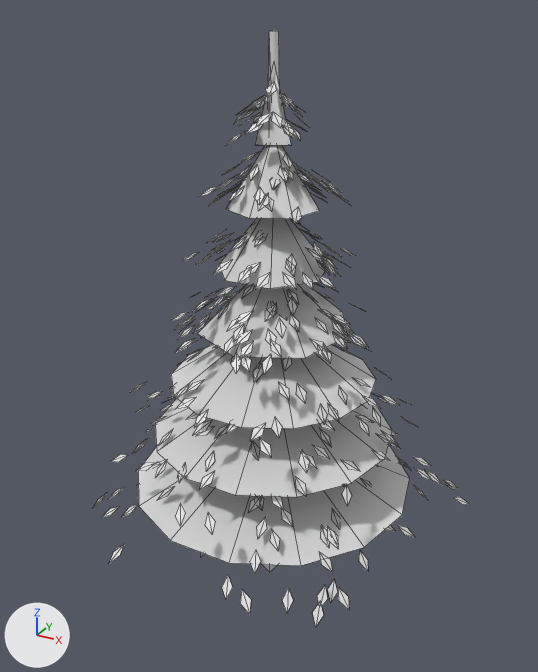
A saved change to the FBX model Assets/_Pofi/Resources/Env/t_pine2/t_pine2.fbx.
Camera for both pictures: a 50 mm camera at (0.679, -1.251, 1.015) aimed at (-0.017, 0.015, 0.383). Lighting does not change. The marker at lower left points along +X, +Y and +Z. The older version comes first. Mesh edges are drawn as thin lines. Where no turn or scale is listed for an object, it has been applied to the vertices.

Objects in the first picture: 'model'.
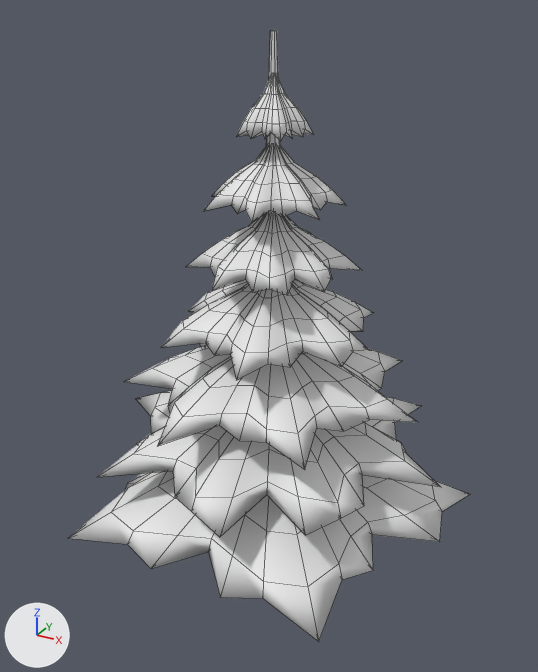
What the commit changed:
me_pi_trunk_001 is used by ob_model.
me_pi_trunk_001 had 7371 vertices, 1100 faces and spanned x -0.402..0.415, y -0.378..0.441, z -0.2..0.98.
me_pi_trunk_001 now has 822 vertices, 996 faces and spans x -0.401..0.401, y -0.359..0.41, z -0.2..0.98.
me_pi_trunk_001 part 1: the loose piece of 15 vertices spanning x -0.261..0.261, y -0.254..0.254, z 0.173..0.313 is rebuilt with 114 vertices and now spans x -0.381..0.381, y -0.343..0.343, z 0.144..0.303.
me_pi_trunk_001 part 2: the loose piece of 15 vertices spanning x -0.307..0.307, y -0.3..0.3, z 0.05..0.19 is rebuilt with 114 vertices and now spans x -0.401..0.401, y -0.359..0.41, z 0.013..0.18.
me_pi_trunk_001 part 3: the loose piece of 15 vertices spanning x -0.218..0.218, y -0.213..0.213, z 0.297..0.437 is rebuilt with 114 vertices and now spans x -0.291..0.323, y -0.315..0.315, z 0.276..0.427.
me_pi_trunk_001 part 4: the loose piece of 9 vertices spanning x -0.152..0.152, y -0.156..0.156, z 0.409..0.56 is rebuilt with 114 vertices and now spans x -0.212..0.212, y -0.235..0.235, z 0.407..0.55.
me_pi_trunk_001 part 5: the loose piece of 9 vertices spanning x -0.111..0.111, y -0.103..0.116, z 0.537..0.683 is rebuilt with 114 vertices and now spans x -0.16..0.16, y -0.169..0.169, z 0.538..0.673.
me_pi_trunk_001 part 6: the loose piece of 7 vertices spanning x -0.075..0.09, y -0.092..0.082, z 0.656..0.807 is rebuilt with 114 vertices and now spans x -0.142..0.128, y -0.138..0.138, z 0.67..0.797.
me_pi_trunk_001 part 7: the loose piece of 6 vertices spanning x -0.035..0.02, y -0.035..0.034, z -0.2..0.98 is rebuilt with 24 vertices and now spans x -0.035..0.035, y -0.035..0.035, z -0.2..0.98.
me_pi_trunk_001 part 8: 515 loose pieces with 2059 vertices, spanning x -0.402..0.415, y -0.378..0.441, z -0.003..0.93, are deleted.
me_pi_trunk_001 part 9: 5234 vertices removed from x -0.398..0.412, y -0.374..0.431, z 0.001..0.888; 112 vertices added at x -0.067..0.067, y -0.061..0.07, z 0.801..0.92.

Changed parts and their boxes (x1, y1, x2, y2) in the pictures (538 x 672 px):
'model', reshaped (7% wider): before (93, 30, 469, 626); after (69, 30, 470, 642)
part 1 of me_pi_trunk_001, rebuilt: before (155, 399, 392, 497); after (98, 391, 441, 537)
part 2 of me_pi_trunk_001, rebuilt: before (138, 445, 409, 566); after (69, 433, 470, 642)
part 3 of me_pi_trunk_001, rebuilt: before (171, 344, 376, 429); after (125, 343, 418, 469)
part 4 of me_pi_trunk_001, rebuilt: before (198, 284, 347, 358); after (161, 279, 373, 380)
part 5 of me_pi_trunk_001, rebuilt: before (219, 218, 325, 289); after (186, 213, 361, 295)
part 6 of me_pi_trunk_001, rebuilt: before (226, 146, 320, 219); after (204, 145, 346, 223)
part 7 of me_pi_trunk_001, rebuilt: before (262, 30, 280, 572); after (264, 30, 280, 217)
part 8 of me_pi_trunk_001, deleted: before (93, 70, 469, 626)
part 9 of me_pi_trunk_001, built on: after (236, 78, 314, 141)
